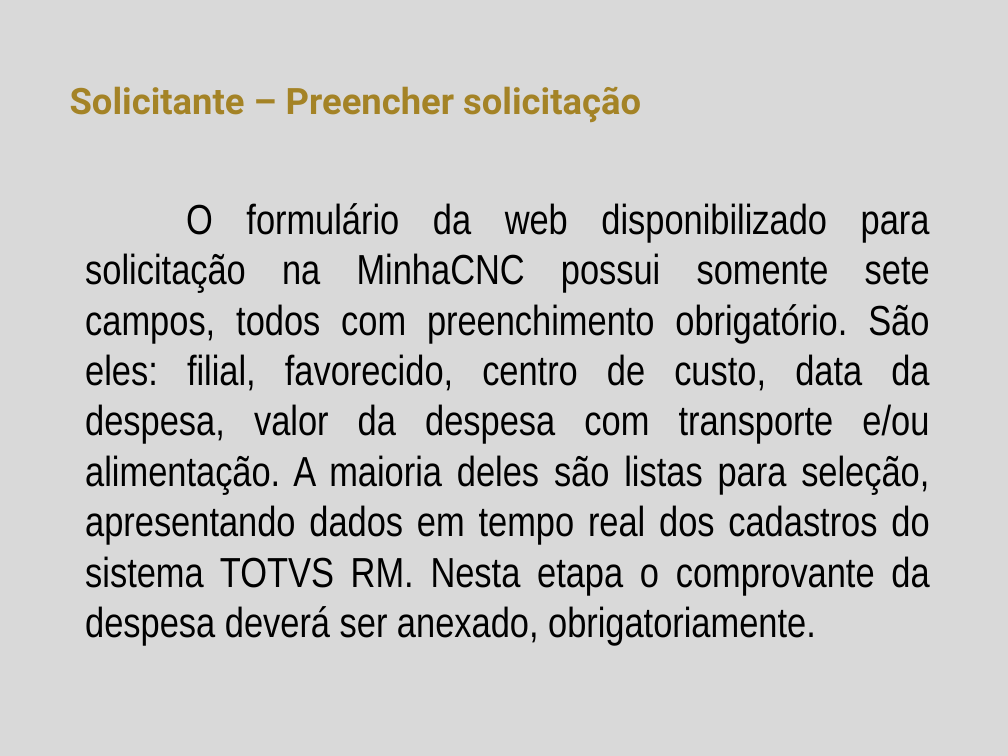
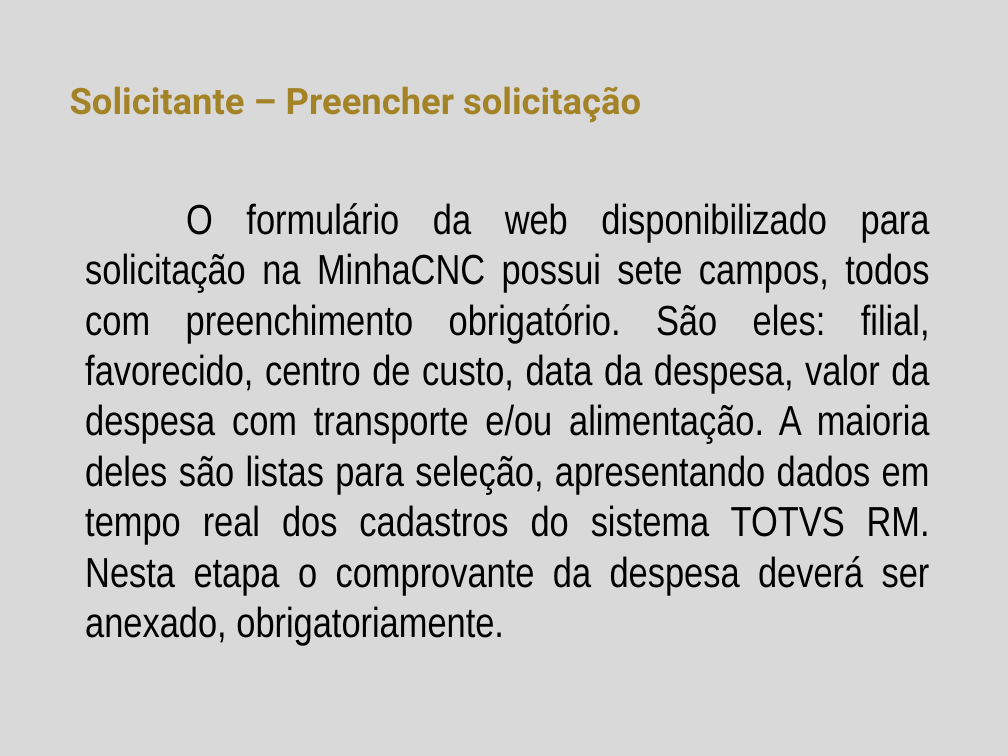
Before and after one commit to herickfreitas/Fluig_RM_MovMovimentoTBCData, a slide deck: slide 4 of Reembolso de despesas.pptx. Drawn at 1008x756 pixels with LibreOffice and Linux fonts; fonts in the diff are those of the drawing; background and template pictures are left out. Boxes give left, top, right and bottom in pixels: in the first picture for what was removed or moved away, otherwise in the second. Text is boxed around its words. In the diff, an @@ line names an element or a change of style, - is before the commit and + after.

```diff
--- a/Reembolso de despesas.pptx
+++ b/Reembolso de despesas.pptx
@@ text at <box>85,203,930,645</box>: text changed @@
-O formulário da web disponibilizado para solicitação na MinhaCNC possui somente sete campos, todos com preenchimento obrigatório. São eles: filial, favorecido, centro de custo, data da despesa, valor da despesa com transporte e/ou alimentação. A maioria deles são listas para seleção, apresentando dados em tempo real dos cadastros do sistema TOTVS RM. Nesta etapa o comprovante da despesa deverá ser anexado, obrigatoriamente.
+O formulário da web disponibilizado para solicitação na MinhaCNC possui sete campos, todos com preenchimento obrigatório. São eles: filial, favorecido, centro de custo, data da despesa, valor da despesa com transporte e/ou alimentação. A maioria deles são listas para seleção, apresentando dados em tempo real dos cadastros do sistema TOTVS RM. Nesta etapa o comprovante da despesa deverá ser anexado, obrigatoriamente.
```
Also in this commit, not shown: 5 other slides changed, 6 other files.
